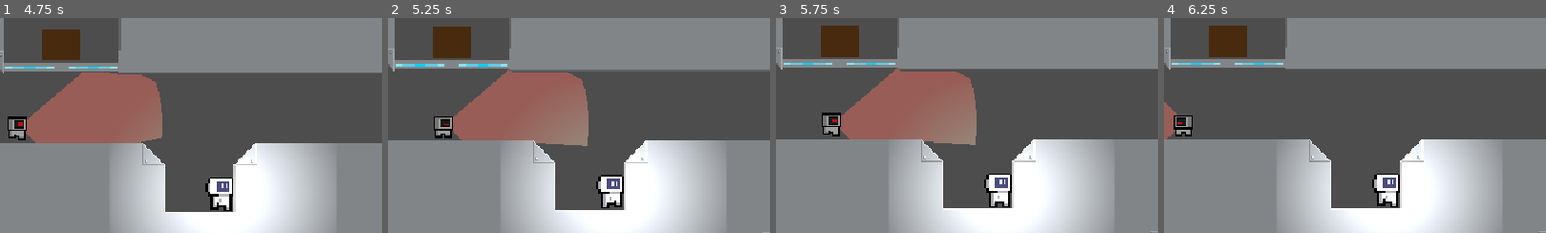
Above: before the commit, frames 1-4 (left to right).
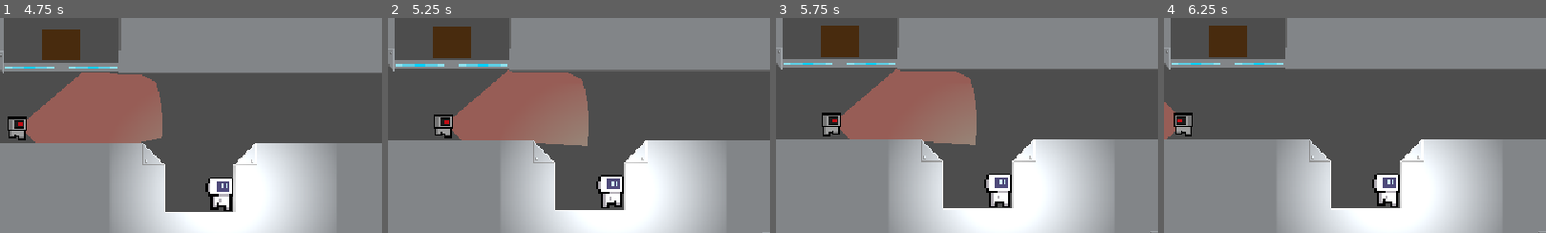
Above: after the commit, the same moments.

Repository: SawolTesf/ByteBound
Game: Godot game, scene res://Scenes/Levels/level_04.tscn
The game is run twice, just before and just after one commit, with the same random seed, the same clock (stepped at 60 frames per second) and the same inputs. This scene is started directly instead of the project's main scene.
Inputs:
- Up to frame 1 (4.75 s): tap Enter (ui_accept) at 0.5, 0.77, 1.52, 3.02, 3.77, 4.52 s; hold Ctrl (crouch) 0.53-1.28 s; hold Right (ui_right) 0.53-2.03 s; tap Shift (dash) at 1.35, 2.85, 4.35 s; hold Ctrl (crouch) 2.03-2.78 s; hold Left (ui_left) 2.03-4.28 s; hold Ctrl (crouch) 3.53-4.28 s; hold Right (ui_right) from 4.28 s (still down)
- Up to frame 2 (5.25 s): keep holding Right (ui_right); hold Ctrl (crouch) from 5.03 s (still down)
- Up to frame 3 (5.75 s): keep holding Right (ui_right); keep holding Ctrl (crouch)
- Up to frame 4 (6.25 s): keep holding Right (ui_right); release Ctrl (crouch) at 5.78 s; tap Shift (dash) at 5.85 s; tap Enter (ui_accept) at 6.02 s
The pictures show only the part of the screen within x 0-50%, y 27-77%; the shares and areas given below are measured in that part.

Frame 1 is identical in both runs. In frame 2, 0.3% of the frame differs, in the area x 12-17%, y 44-56%; in frame 3, less than 0.1%; in frame 4, 0.3%, in the area x 2-8%, y 44-56%.
Error in both runs: Trying to return value of type "String" from a function whose return type is "int". (res://Autoloads/Debug.gd:90)

Commit message:
Fixed enemy walk and idle animation

Diff:
--- a/game/Scripts/Actors/Enemy/Enemy.tscn
+++ b/game/Scripts/Actors/Enemy/Enemy.tscn
@@ -25,13 +25,13 @@
 atlas = ExtResource("3_7k8h2")
 region = Rect2(32, 0, 16, 16)
 
+[sub_resource type="AtlasTexture" id="AtlasTexture_iocwf"]
+atlas = ExtResource("3_7k8h2")
+region = Rect2(64, 0, 16, 16)
+
 [sub_resource type="AtlasTexture" id="AtlasTexture_sisg0"]
 atlas = ExtResource("3_7k8h2")
 region = Rect2(48, 0, 16, 16)
-
-[sub_resource type="AtlasTexture" id="AtlasTexture_iocwf"]
-atlas = ExtResource("3_7k8h2")
-region = Rect2(64, 0, 16, 16)
 
 [sub_resource type="SpriteFrames" id="SpriteFrames_pnrbr"]
 animations = [{
@@ -44,12 +44,6 @@
 }, {
 "duration": 1.0,
 "texture": SubResource("AtlasTexture_2786u")
-}, {
-"duration": 1.0,
-"texture": SubResource("AtlasTexture_sisg0")
-}, {
-"duration": 1.0,
-"texture": SubResource("AtlasTexture_iocwf")
 }],
 "loop": true,
 "name": &"Idle",
@@ -60,16 +54,10 @@
 "texture": SubResource("AtlasTexture_84vsy")
 }, {
 "duration": 1.0,
-"texture": SubResource("AtlasTexture_6thl4")
-}, {
-"duration": 1.0,
-"texture": SubResource("AtlasTexture_2786u")
+"texture": SubResource("AtlasTexture_iocwf")
 }, {
 "duration": 1.0,
 "texture": SubResource("AtlasTexture_sisg0")
-}, {
-"duration": 1.0,
-"texture": SubResource("AtlasTexture_iocwf")
 }],
 "loop": true,
 "name": &"Move",
@@ -105,7 +93,7 @@
 
 [node name="AnimatedSprite2D" type="AnimatedSprite2D" parent="."]
 sprite_frames = SubResource("SpriteFrames_pnrbr")
-animation = &"Move"
+animation = &"Idle"
 
 [node name="StateMachine" parent="." node_paths=PackedStringArray("inital_state") instance=ExtResource("5_qi620")]
 inital_state = NodePath("Idle")
